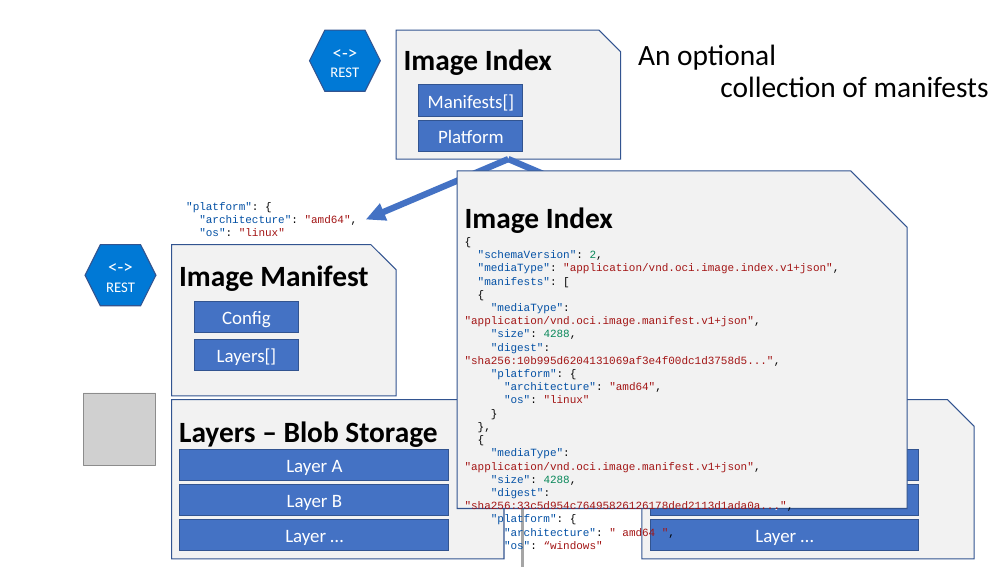
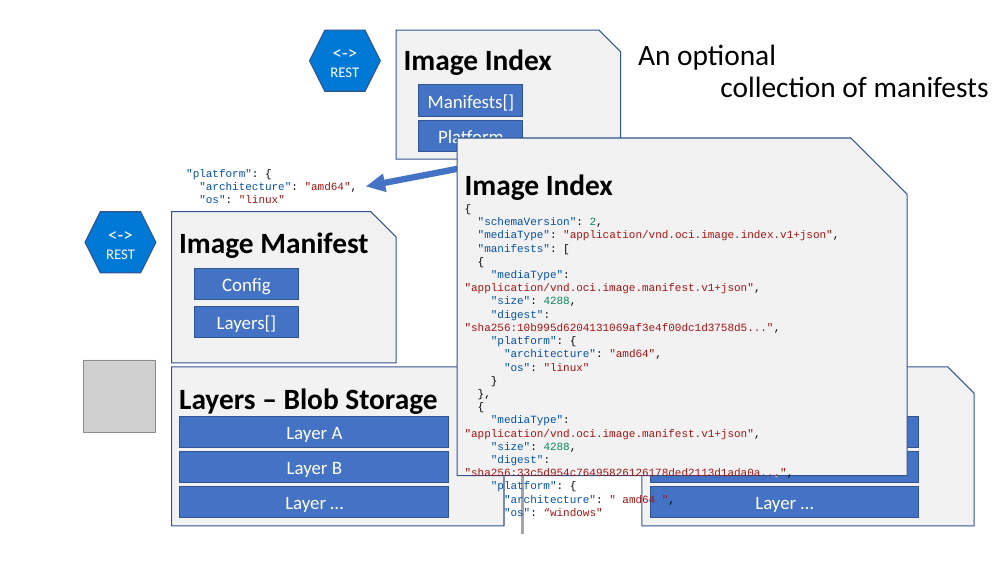
Before and after one commit to SteveLasker/Presentations, a slide deck: slide 14 of ACR/OCIArtifactRegistries.pptm. Drawn at 1008x567 pixels with LibreOffice and Linux fonts; fonts in the diff are those of the drawing; grey boxes stand for pictures; background and template pictures are left out. Boxes give left, top, right and bottom in pixels: in the first picture for what was removed or moved away, otherwise in the second. Text is boxed around its words. In the diff, an @@ line names an element or a change of style, - is before the commit and + after.

```diff
--- a/ACR/OCIArtifactRegistries.pptm
+++ b/ACR/OCIArtifactRegistries.pptm
@@ arrow moved from (508, 159) - (366, 219) to (508, 159) - (366, 187) @@
@@ arrow removed from (508, 159) to (650, 219) @@
@@ 8 rectangles, 4 snip rects, 1 picture, 1 text, 1 hexagon, 1 line: place and size @@
-8 rectangles, 4 snip rects, 1 picture, 1 text, 1 hexagon, 1 line at bbox=[83, 171, 975, 567]
+8 rectangles, 4 snip rects, 1 picture, 1 text, 1 hexagon, 1 line at bbox=[83, 138, 975, 534]
```
Also in this commit, not shown: 6 other slides changed.
